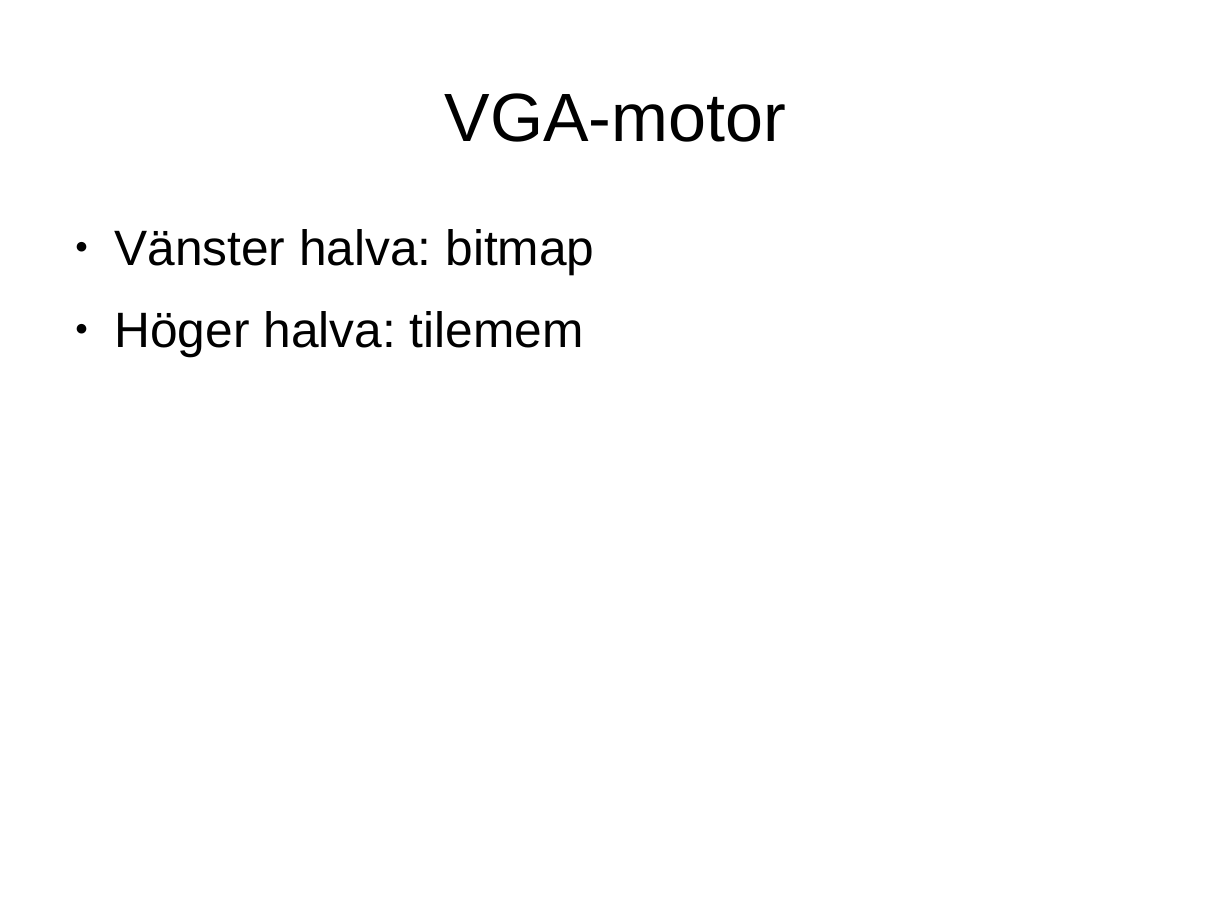
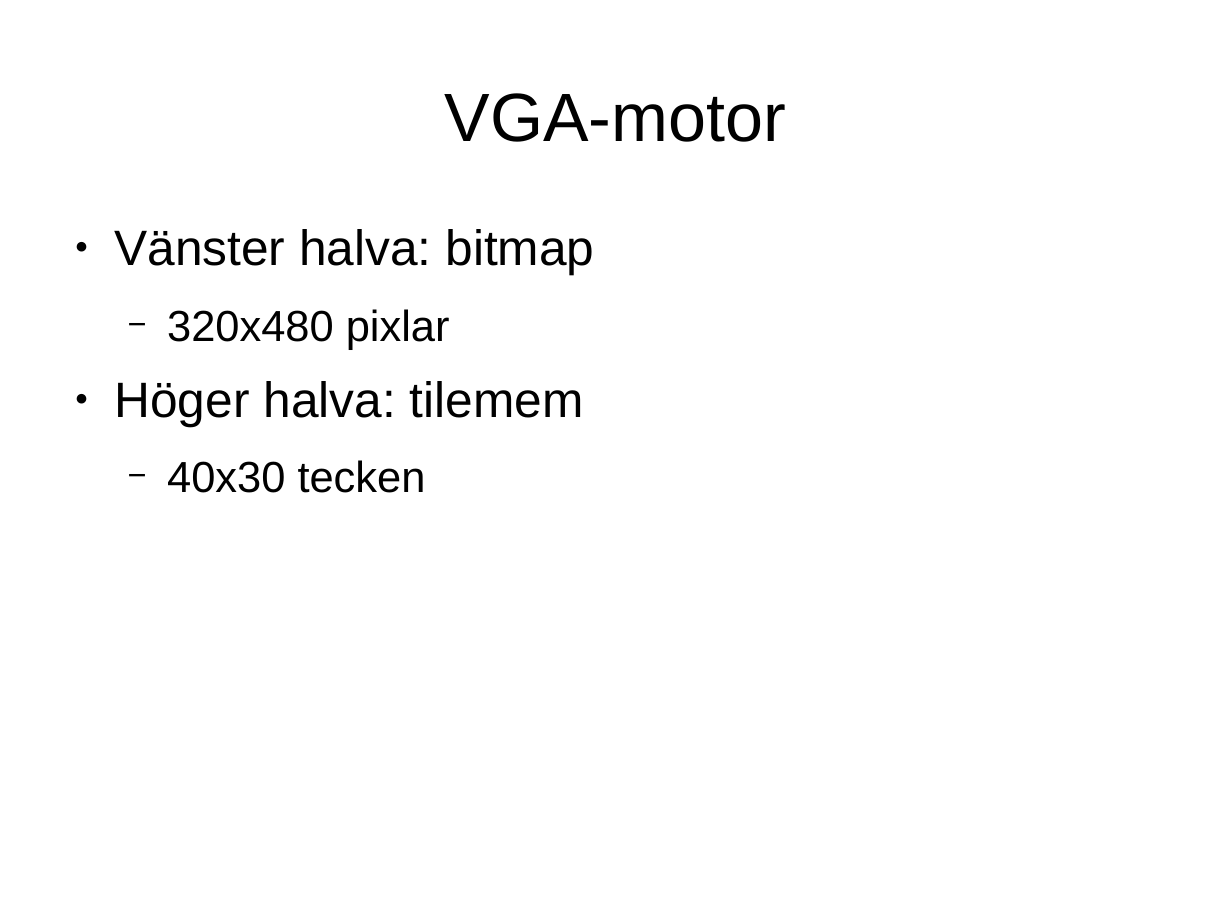
Before and after one commit to Jethro95/TSEA83_Graphing_Calculator, a slide deck: slide 13 of presentation/pp.odp. Drawn at 1232x924 pixels with LibreOffice and Linux fonts; fonts in the diff are those of the drawing. Boxes give left, top, right and bottom in pixels: in the first picture for what was removed or moved away, otherwise in the second. Text is boxed around its words. In the diff, an @@ line names an element or a change of style, - is before the commit and + after.

```diff
--- a/presentation/pp.odp
+++ b/presentation/pp.odp
@@ text at (167, 309, 450, 350): paragraph added @@
+  − 320x480 pixlar
@@ text at (167, 460, 426, 493): paragraph added @@
+  − 40x30 tecken
```
Also in this commit, not shown: 4 other slides changed, 2 other files.
